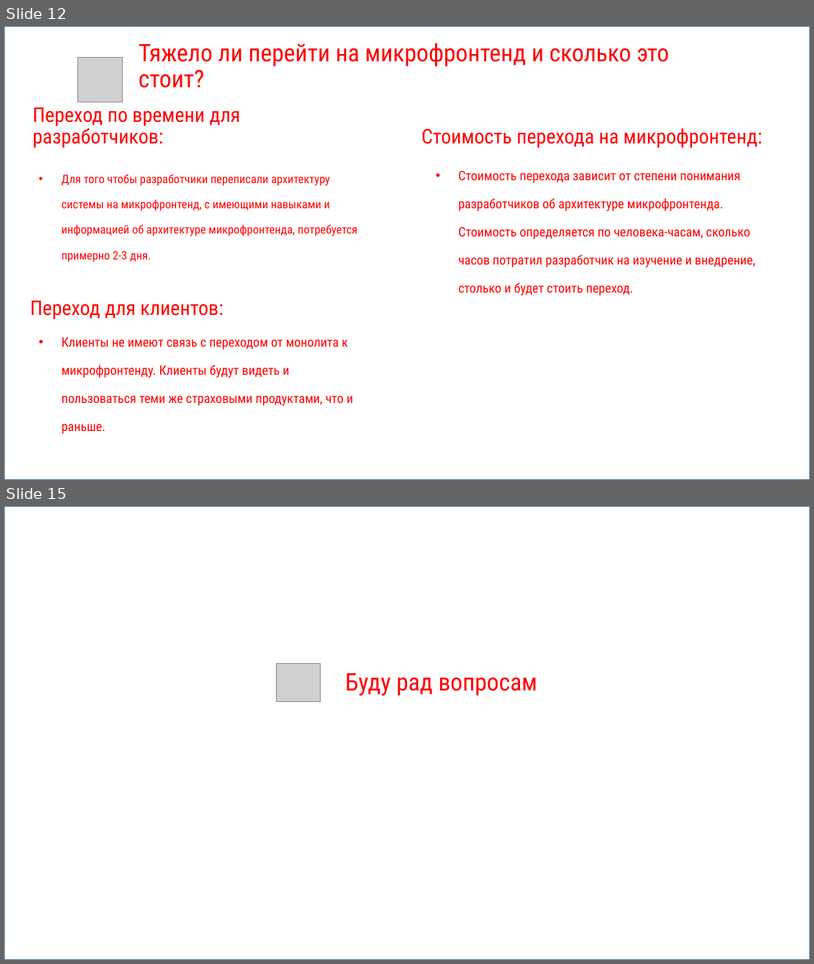
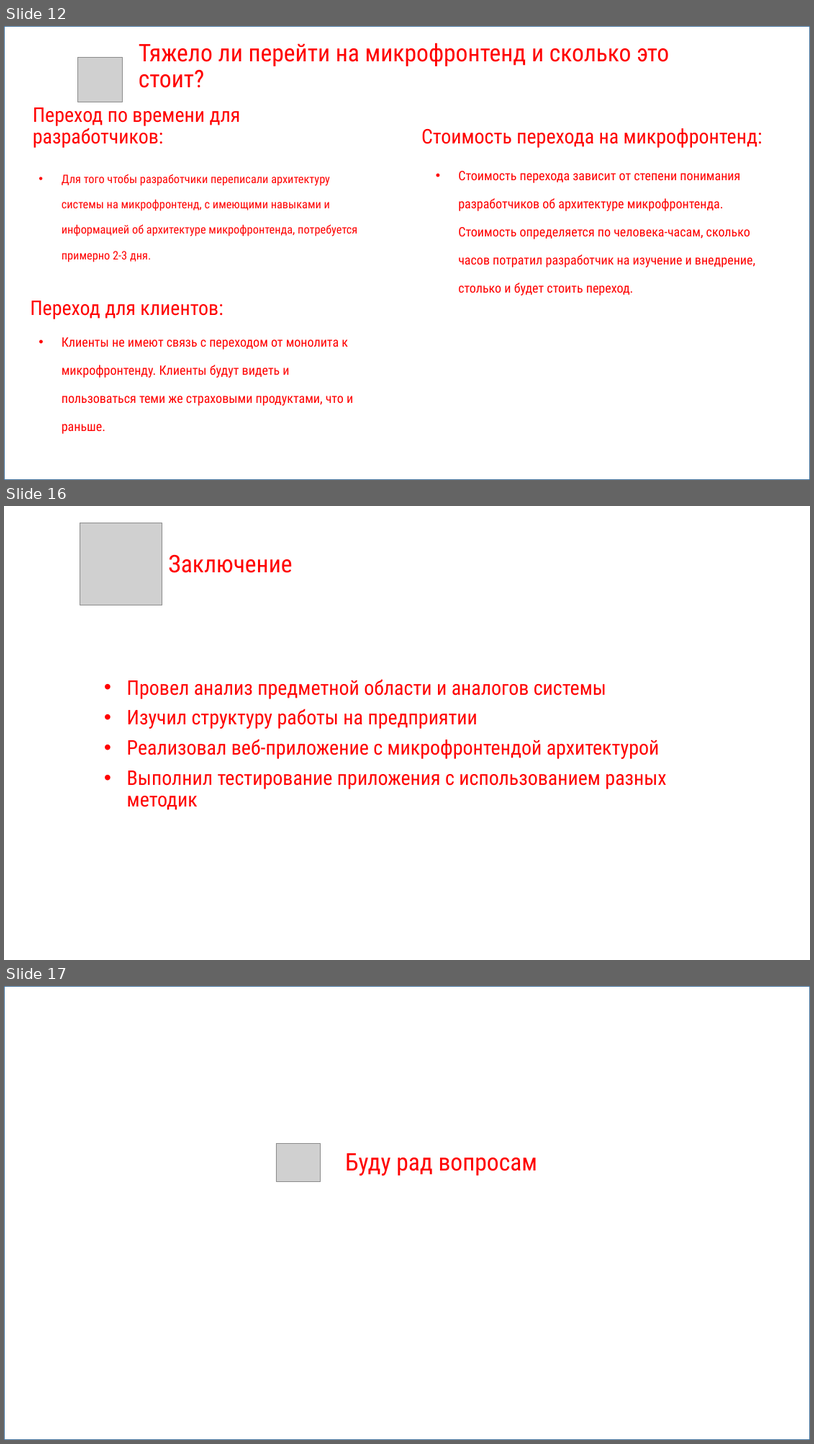
Before and after one commit to kamych1916/-, a slide deck: Презентация.pptx. Shown one above the other, each under a label of ours: slides 12 and 15 before the commit, slides 12, 16 and 17 after it; the slides between them are not shown. The pictures are 814x964 and 814x1444 pixels, drawn with LibreOffice and Linux fonts; fonts in the diff are those of the drawing; grey boxes stand for pictures. Boxes give left, top, right and bottom in pixels: in the first picture for what was removed or moved away, otherwise in the second. Text is boxed around its words. In the diff, an @@ line names an element or a change of style, - is before the commit and + after.

Commit message:
добавил пункты про тестирование и изменил некоторые слайды

```diff
--- a/Презентация.pptx
+++ b/Презентация.pptx
@@ slide 16 added at [4,506,810,960], background #FFFFFF @@
@@ picture added at [80,523,162,605] @@
@@ title added at [168,554,292,573], 28.8 pt, text #FF0000 @@
+Заключение
@@ text added at [127,679,666,810], 24 pt, text #FF0000 @@
+• Провел анализ предметной области и аналогов системы
+• Изучил структуру работы на предприятии
+• Реализовал веб-приложение с микрофронтендой архитектурой
+• Выполнил тестирование приложения с использованием разных методик
@@ what was slide 15 is now slide 17 @@
```
Also in this commit, not shown: 5 slides changed, 3 other slides added, 2 slides removed.
